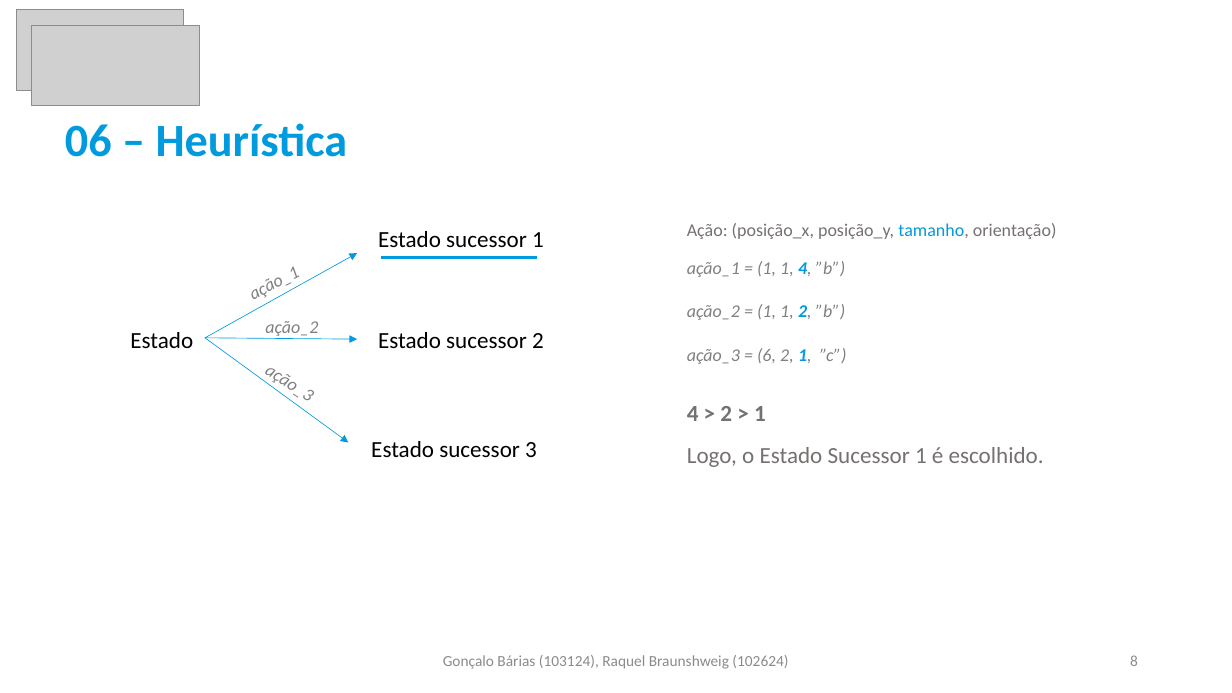
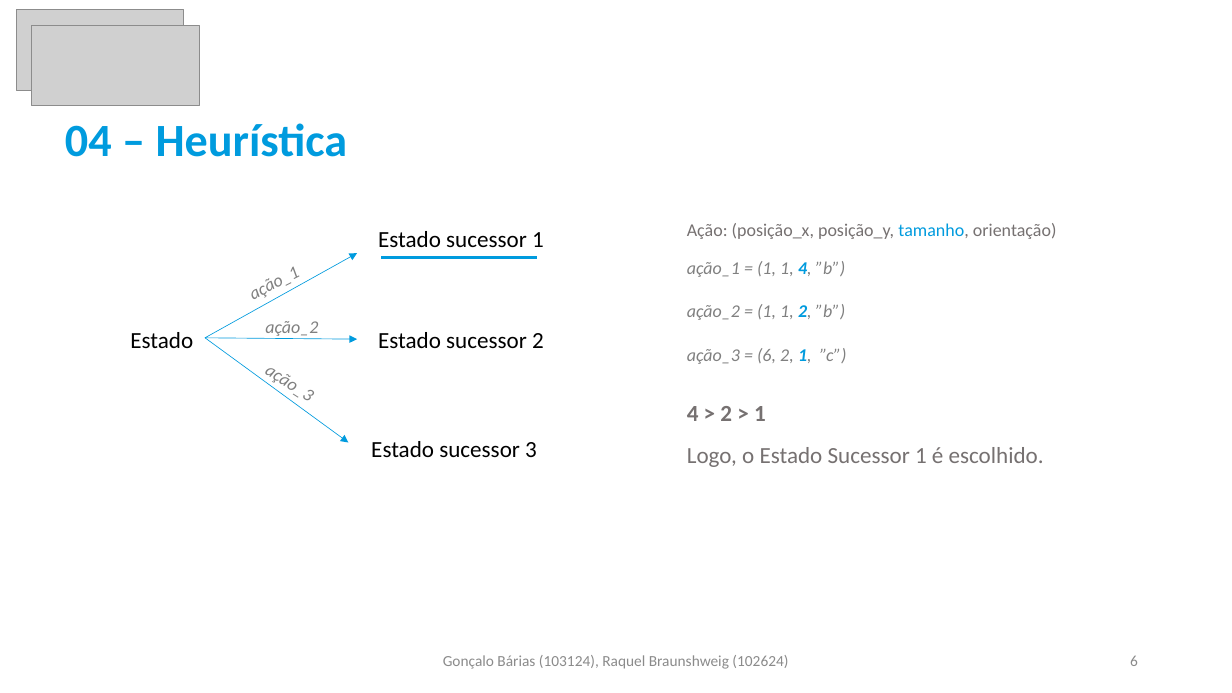
Before and after one commit to goncalobarias/Bimaru-IA, a slide deck: slide 6 of report/report.pptx (slide 8 before the commit). Drawn at 1232x693 pixels with LibreOffice and Linux fonts; fonts in the diff are those of the drawing; grey boxes stand for pictures. Boxes give left, top, right and bottom in pixels: in the first picture for what was removed or moved away, otherwise in the second. Text is boxed around its words. In the diff, an @@ line names an element or a change of style, - is before the commit and + after.

```diff
--- a/report/report.pptx
+++ b/report/report.pptx
@@ text at box(65, 123, 348, 157): text changed @@
-06 – Heurística
+04 – Heurística
@@ page number at box(1130, 655, 1138, 666): text changed @@
-8
+6
```
Also in this commit, not shown: 6 other slides changed, 1 slide added.
